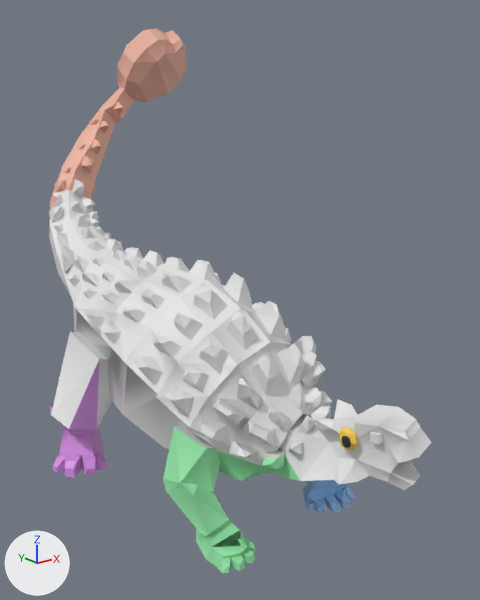
An edit to the FBX model assets/blender/ankylo.fbx, drawn before and after from the same camera.
Before and after are seen from a camera (50 mm lens) standing at (-0.0621, -0.0857, 0.0373) and looking at (0.0078, 0.0018, 0.0023). Every picture has the same lights, and +X, +Y and +Z are marked at lower left. The picture after the commit comes second. Where no turn or scale is listed for an object, it has been applied to the vertices.

In view in the first picture: 'ankylo_Body', 'ankylo_Eyes', 'ankylo_LegBR', 'ankylo_LegFL', 'ankylo_LegFR', 'ankylo_Tail' and 1 more.
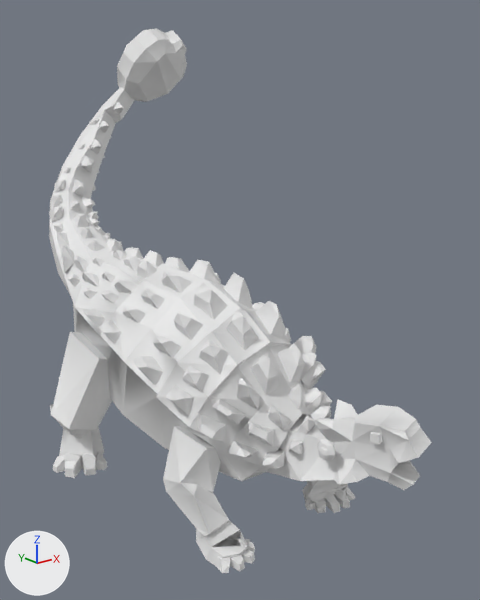
Pixel boxes [x1, y1, x2, y2] of what changed, in the pictures (480 x 600 px):
'ankylo_LegFR', recoloured (green to white): [163, 427, 300, 573] in both
'ankylo_Tail', recoloured (beige to white): [50, 28, 187, 210] in both
'ankylo_LegBR', recoloured (purple to white): [50, 361, 108, 478] in both
'ankylo_LegFL', recoloured (blue to white): [302, 480, 355, 513] in both
'ankylo_Eyes', reshaped, recoloured: before [339, 428, 357, 450]; after [318, 439, 335, 461]

Edits to the bpy script that builds the scene:
```text
Change me_ankylo_tail_004:
    where me_ankylo_tail_004.from_pydata(...)  # 199 vertices, 275 faces; spans x -0.0103..0.0295, y 0.0391..0.0553, z 0.0069..0.0502
    remove me_ankylo_tail_004.materials.append(mat_pc_tail)  # beige #edb3a0
Change me_ankylo_legbr_004:
    where me_ankylo_legbr_004.from_pydata(...)  # 66 vertices, 92 faces; spans x -0.0216..-0.0034, y -0.002..0.0256, z -0.03..-0.0057
    remove me_ankylo_legbr_004.materials.append(mat_pc_legbr)  # purple #da95e7
Change me_ankylo_legfl_004:
    where me_ankylo_legfl_004.from_pydata(...)  # 104 vertices, 149 faces; spans x -0.0018..0.0157, y -0.0354..0.0006, z -0.03..-0.0105
    remove me_ankylo_legfl_004.materials.append(mat_pc_legfl)  # blue #95c4f3
Change me_ankylo_legfr_004:
    where me_ankylo_legfr_004.from_pydata(...)  # 92 vertices, 122 faces; spans x -0.0151..0.0006, y -0.0243..0.0004, z -0.0291..-0.0114
    remove me_ankylo_legfr_004.materials.append(mat_pc_legfr)  # green #95e7aa
Change me_ankylo_eyes_004:
    used by ob_ankylo_eyes; location = (0.0, 0.0, 0.0)
    remove me_ankylo_eyes_004.from_pydata(...)  # 40 vertices, 48 faces; spans x 0.00052..0.01019, y -0.03203..-0.02863, z -0.01057..-0.00717
    remove me_ankylo_eyes_004.materials.append(mat_pc_eyes)  # yellow #f9ce50
    add me_ankylo_eyes_004.from_pydata(...)  # 40 vertices, 48 faces; spans x -0.00162..0.00901, y -0.03003..-0.02663, z -0.01248..-0.00908
    me_ankylo_eyes_004 part 1: the loose piece of 20 vertices spanning x 0.00052..0.00225, y -0.03203..-0.02863, z -0.01057..-0.00717 is moved by (-0.00213, 0.002, -0.0019)
    other edits to the shape of me_ankylo_eyes_004 do not show in these pictures
```
